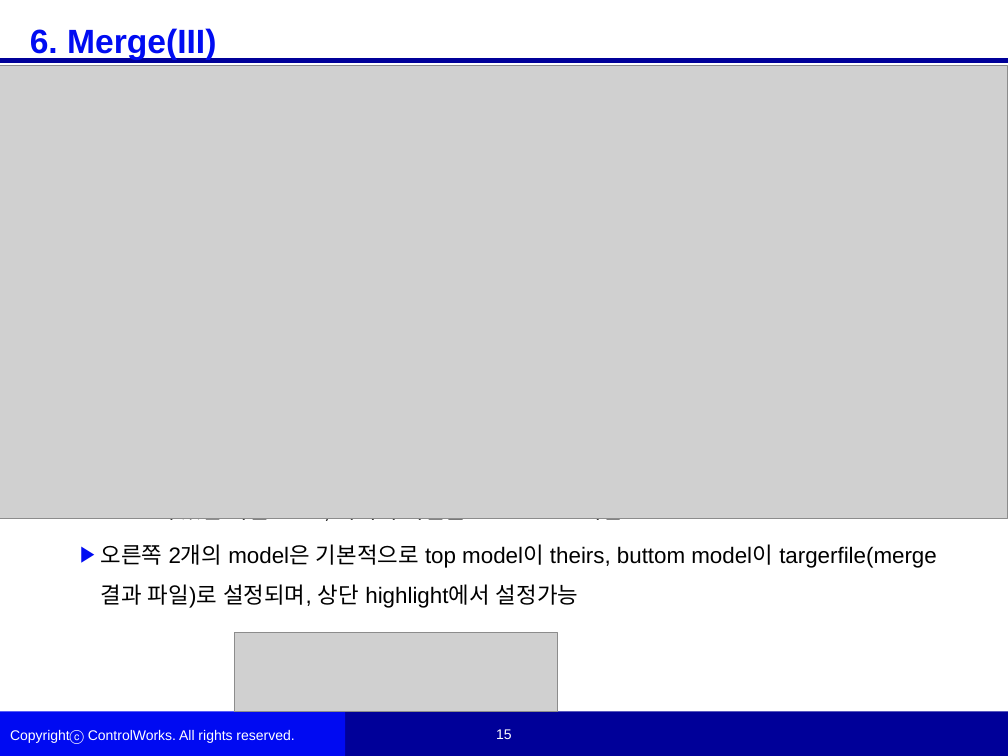
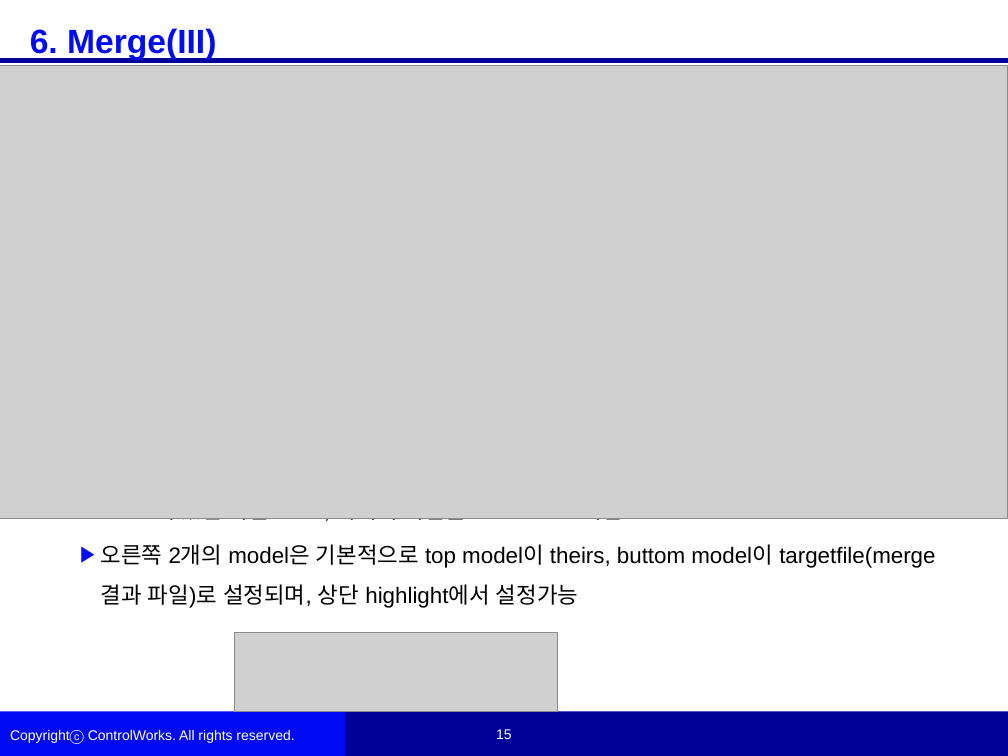
Before and after one commit to woojinKwon/kwj6355, a slide deck: slide 15 of Simulink Source Control.pptx. Drawn at 1008x756 pixels with LibreOffice and Linux fonts; fonts in the diff are those of the drawing; grey boxes stand for pictures; background and template pictures are left out. Boxes give left, top, right and bottom in pixels: in the first picture for what was removed or moved away, otherwise in the second. Text is boxed around its words. In the diff, an @@ line names an element or a change of style, - is before the commit and + after.

Commit message:
fix typo in source control ppt

```diff
--- a/Simulink Source Control.pptx
+++ b/Simulink Source Control.pptx
@@ text at (x1=101, y1=544, x2=935, y2=608): text changed @@
-  ▶ 오른쪽 2개의 model은 기본적으로 top model이 theirs, buttom model이 targerfile(merge 결과 파일)로 설정되며, 상단 highlight에서 설정가능
+  ▶ 오른쪽 2개의 model은 기본적으로 top model이 theirs, buttom model이 targetfile(merge 결과 파일)로 설정되며, 상단 highlight에서 설정가능
```
Also in this commit, not shown: 1 other file.
